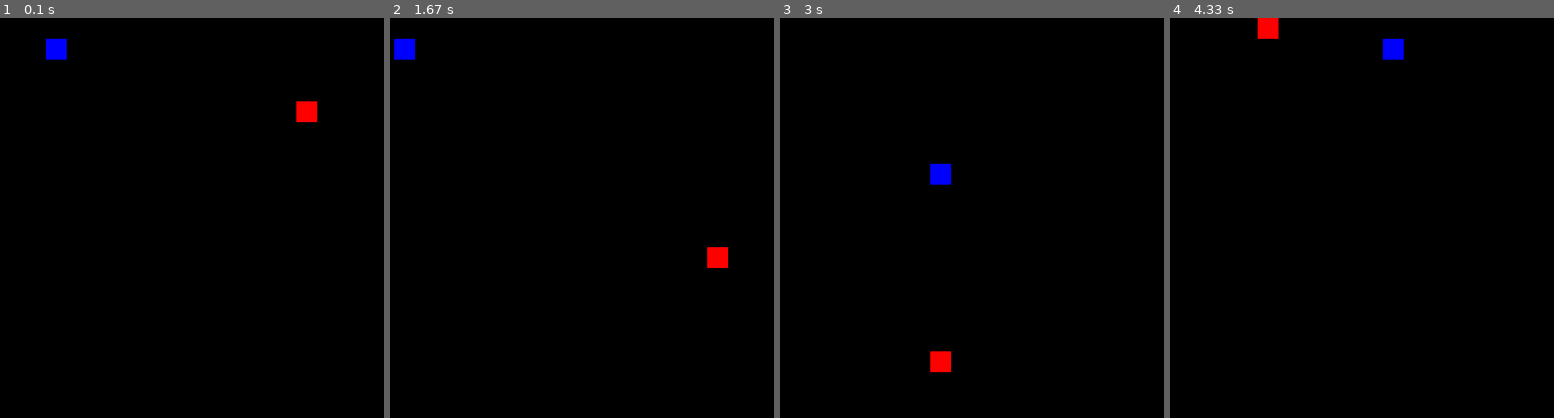
Above: before the commit, frames 1-4 (left to right).
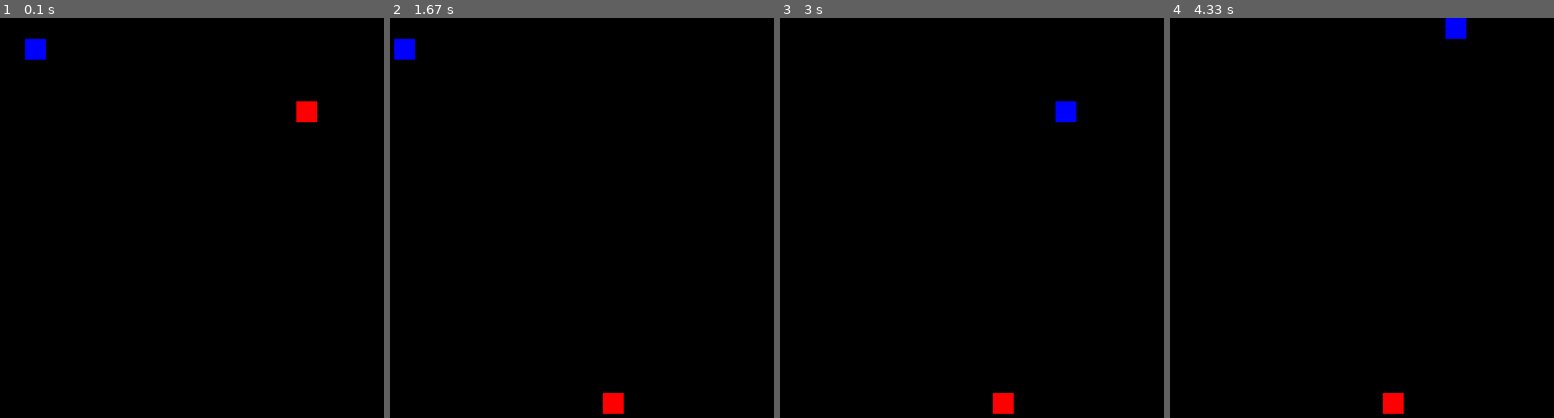
Above: after the commit, the same moments.

Repository: IAya-py/pygame-games
Game: pygame game, started from game.py
The game is run twice, just before and just after one commit, with the same random seed, the same clock (stepped at 60 frames per second) and the same inputs.
Inputs:
- Up to frame 1 (0.1 s): no input
- Up to frame 2 (1.67 s): tap A at 0.33 s; hold Right 0.67-1.13 s; hold Up 1.17-1.63 s
- Up to frame 3 (3 s): hold Left 2.17-2.7 s; hold Down from 2.73 s (still down)
- Up to frame 4 (4.33 s): release Down at 3.03 s; hold Left 3.07-3.47 s; hold Up 3.5-3.87 s; hold Right from 3.9 s (still down)

The runs differ from the first frame. In frame 1, 0.6% of the frame differs, in the area x 6-18%, y 5-11%; in frame 2, 0.6%; in frame 3, 1.1%, in the area x 39-78%, y 20-99%; in frame 4, 1.1%.

Commit message:
Added Grid Detector

Diff:
--- a/game.py
+++ b/game.py
@@ -4,11 +4,15 @@
 from color import *
 from snake import Snake
 from food import Food
+from gridDetector import Detector
 
 HEIGHT = 600
 WIDTH = 600
+GRID_CELL_SIZE = 30
+FPS = 12
 
-FPS = 24
+detector = Detector(HEIGHT, WIDTH, GRID_CELL_SIZE)
+
 
 pygame.init()
 screen = pygame.display.set_mode((WIDTH, HEIGHT))
@@ -49,6 +53,7 @@
         snake.move('down')
 
     snake.update()
+    detector.makeZero()
 
     [hx, hy] = snake.pieces[0]
 
@@ -60,7 +65,8 @@
         food = Food()
         snake.add()
 
-
+    #if(screen.get_at((50, 50)) == BLUE):
+    #    print('aa')
 
     screen.fill(BLACK)
     pygame.draw.rect(screen, RED, (food.x, food.y, 30, 30))
@@ -69,4 +75,16 @@
 
     pygame.display.flip()
 
+
+    for x in range(0, 20):
+        for y in range(0, 20):
+            if(screen.get_at((x*30 , y*30)) == BLUE):
+                detector.matrix[y][x] = 1
+
+            if(screen.get_at((x*30 , y*30)) == RED):
+                detector.matrix[y][x] = -1
+
+    print(detector.matrix)
+
+
 pygame.quit()
--- /dev/null
+++ b/gridDetector.py
@@ -0,0 +1,19 @@
+from color import *
+
+class Detector:
+    def __init__(self,HEIGHT, WIDTH, CELL_SIZE):
+        self.HEIGHT = HEIGHT
+        self.WIDTH = WIDTH
+        self.CELL_SIZE_X = int(WIDTH / CELL_SIZE)
+        self.CELL_SIZE_Y = int(HEIGHT / CELL_SIZE)
+        self.makeZero()
+
+    def makeZero(self):
+        self.matrix = [[0] * self.CELL_SIZE_X for i1 in range(self.CELL_SIZE_Y) ]
+
+
+'''
+d1 = Detector(600, 600, 30)
+d1.matrix[1][1] = 3
+print(d1.matrix)
+'''
